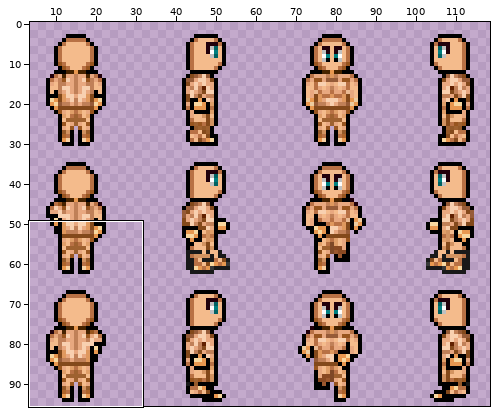
Sprite sheet: bin/res/characterCreator/body00.png. The picture above shows the old version from afar; the outline marks the close-up.
Close-up. As it was:
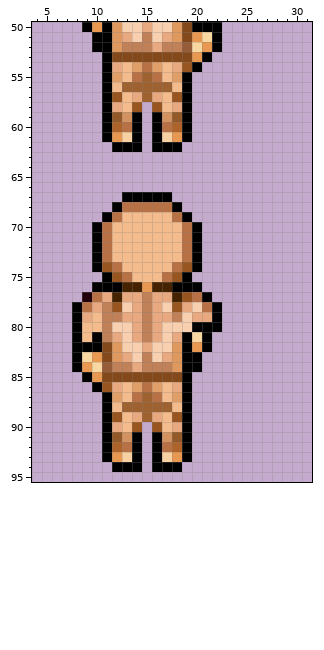
The file is 128x96 pixels. Colours within 5 levels of each other are drawn and written as one. Shown: x 4..31, y 50..95. The wide view leaves out empty margins.
And afterwards:
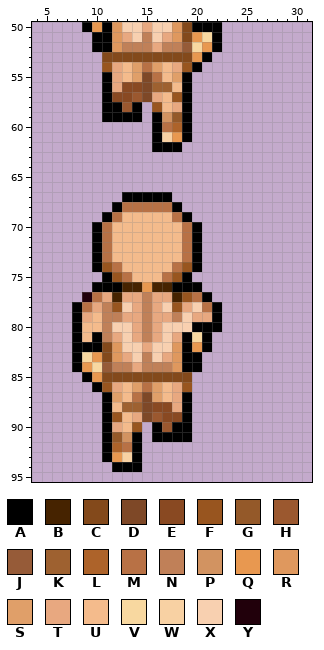
Palette (. is transparent): A #000000  B #462300  C #83491b  D #7e4827  E #894922  F #98551f  G #945929  H #9b582f  J #965b38  K #9e6130  L #ad632a  M #b87145  N #c08058  P #d29361  Q #e89850  R #df985e  S #e09f69  T #e8a880  U #f4bb8c  V #f8d8a0  W #f8d1a3  X #f8d0b0  Y #21000b
The edit:
{"y":53,"x":11,"old":"A","new":"C"}
{"y":54,"x":11,"old":"A","new":"F"}
{"y":55,"x":12,"old":"S","new":"T"}
{"y":55,"x":14,"old":"MK","new":"SD"}
{"y":56,"x":12,"old":"UKKK","new":"TEED"}
{"y":57,"x":12,"old":"FUTK","new":"EEHD"}
{"y":58,"x":12,"old":"TUF","new":"AHA"}
{"y":59,"x":12,"old":"GP","new":"AA"}
{"y":60,"x":11,"old":"ALMA","new":"...."}
{"y":61,"x":11,"old":"AQWA","new":"...."}
{"y":62,"x":12,"old":"AAA","new":"..."}
{"y":85,"x":19,"old":"A","new":"C"}
{"y":86,"x":19,"old":"A","new":"F"}
{"y":87,"x":15,"old":"KM","new":"DS"}
{"y":87,"x":18,"old":"S","new":"T"}
{"y":88,"x":15,"old":"KKKU","new":"DEET"}
{"y":89,"x":15,"old":"KTUF","new":"DHEE"}
{"y":90,"x":16,"old":"FUT","new":"AHA"}
{"y":91,"x":17,"old":"PG","new":"AA"}
{"y":92,"x":16,"old":"AMLA","new":"...."}
{"y":93,"x":16,"old":"AWQA","new":"...."}
{"y":94,"x":16,"old":"AAA","new":"..."}
